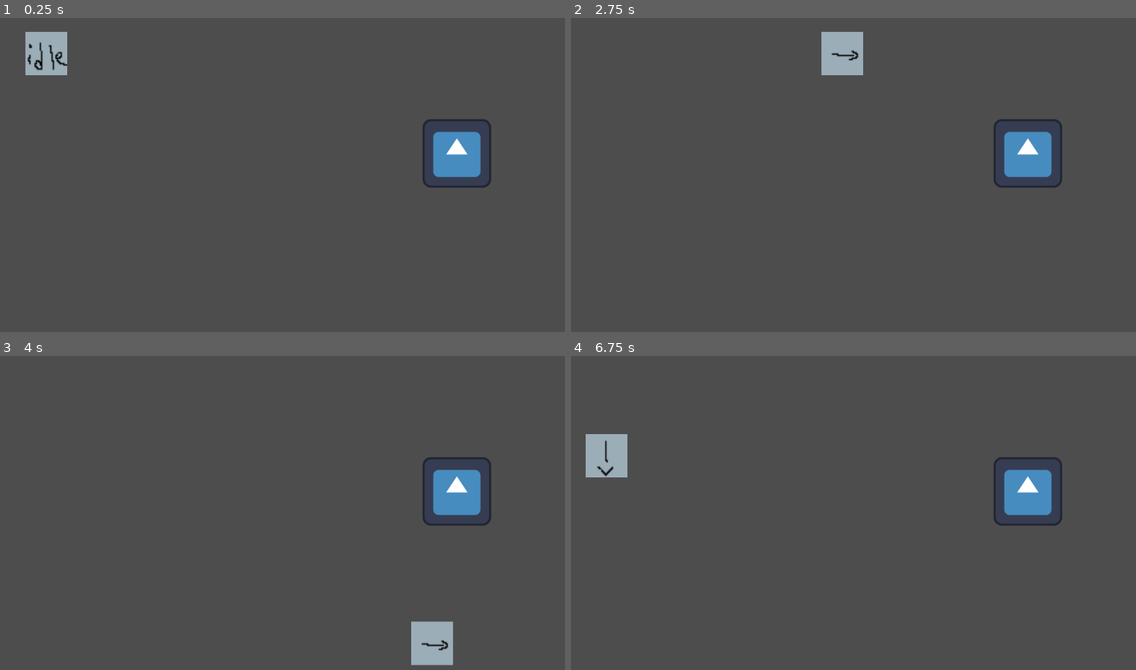
Above: before the commit, frames 1-4 (two rows, left to right).
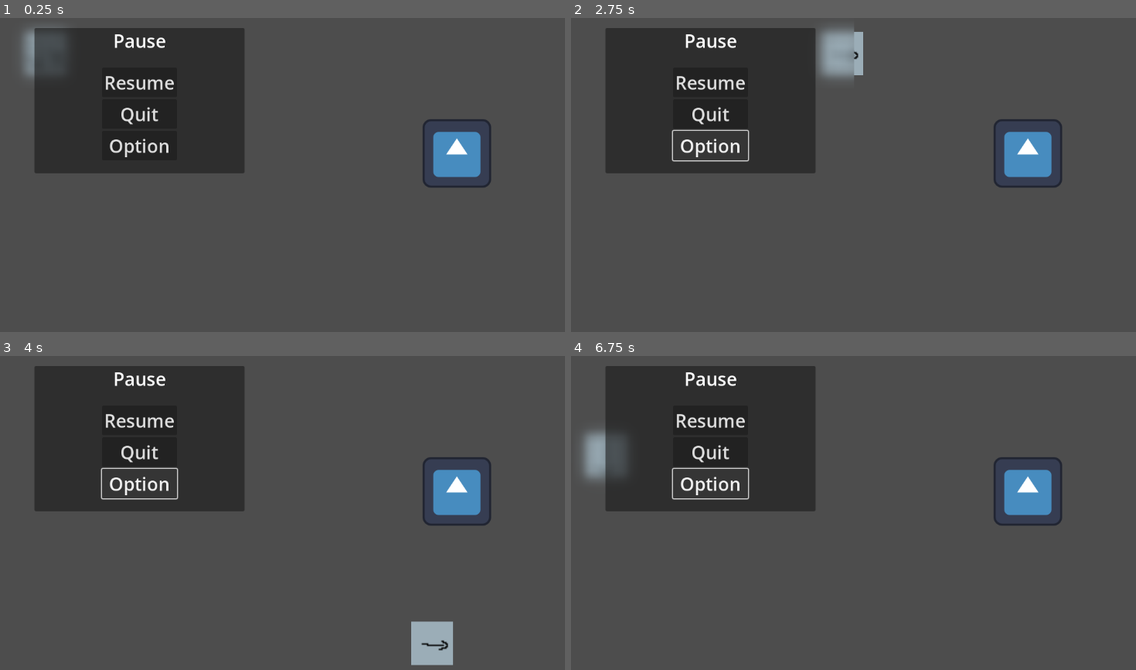
Above: after the commit, the same moments.

Repository: xern0/SleepyShrimpStudios-ChemicalCleanse
Game: Godot game, scene res://world.tscn
Same seed, same stepped clock (60 frames per second), same inputs: the game is played once before the commit and once after it. This scene is started directly instead of the project's main scene. The engine's default icon, where the game draws it, is replaced by a stand-in: a white triangle on a blue panel in a dark square.
Inputs (mouse positions are in pixels of both pictures, inside the frame that each line leads up to):
- Up to frame 1 (0.25 s): no input
- Up to frame 2 (2.75 s): click (712, 83) at 0.5 s, where only the run after the commit has a clickable "Resume"; click (712, 146) at 1.25 s, where only the run after the commit has a clickable "Option"; hold D (right) from 2.03 s (still down); hold E (interact) from 2.03 s (still down)
- Up to frame 3 (4 s): release D (right) at 2.78 s; release E (interact) at 2.78 s; hold S (down) 2.78-3.53 s; tap Shift (run) at 2.85 s; hold D (right) from 3.53 s (still down); hold E (interact) from 3.53 s (still down)
- Up to frame 4 (6.75 s): release D (right) at 4.28 s; release E (interact) at 4.28 s; hold W (up) 4.28-5.03 s; tap Shift (run) at 4.35, 5.85 s; hold E (interact) 5.03-5.78 s; hold A (left) 5.03-6.53 s; hold S (down) from 6.53 s (still down); hold E (interact) from 6.53 s (still down)

The runs differ from the first frame. In frame 1, 17% of the frame differs, in the area x 3-44%, y 3-50%; in frame 2, 17%; in frame 3, 16%; in frame 4, 16%.

Commit message:
Made the pause button no code yet

Diff:
--- /dev/null
+++ b/chemical-cleanse/Blur.gdshader
@@ -0,0 +1,9 @@
+shader_type canvas_item;
+
+uniform sampler2D SCREEN_TEXTURE : hint_screen_texture, filter_linear_mipmap;
+uniform float blur_amount : hint_range(0.0, 5.0) = 1.5;
+
+void fragment() {
+	vec3 result = textureLod(SCREEN_TEXTURE, SCREEN_UV, blur_amount).rgb;
+	COLOR.rgb = result;
+}
--- a/chemical-cleanse/fred.tscn
+++ b/chemical-cleanse/fred.tscn
@@ -43,5 +43,6 @@
 shape = SubResource("RectangleShape2D_6nlm4")
 
 [node name="InteractableComponent" parent="." instance=ExtResource("5_6nlm4")]
+position = Vector2(21, 1)
 
 [connection signal="timeout" from="timer" to="." method="_on_timer_timeout"]
--- a/chemical-cleanse/world.tscn
+++ b/chemical-cleanse/world.tscn
@@ -1,8 +1,13 @@
-[gd_scene load_steps=4 format=3 uid="uid://bq85y4obpv0x"]
+[gd_scene load_steps=6 format=3 uid="uid://bq85y4obpv0x"]
 
 [ext_resource type="PackedScene" uid="uid://cyxnni35dh6b" path="res://fred.tscn" id="1_fj7yv"]
 [ext_resource type="Script" uid="uid://cddyr5w7850h6" path="res://world.gd" id="1_tlwt5"]
 [ext_resource type="PackedScene" uid="uid://cv15lqh043voh" path="res://bottle.tscn" id="2_tlwt5"]
+[ext_resource type="Shader" uid="uid://dd4sxkol86i4s" path="res://Blur.gdshader" id="4_aqk2v"]
+
+[sub_resource type="ShaderMaterial" id="ShaderMaterial_036b0"]
+shader = ExtResource("4_aqk2v")
+shader_parameter/blur_amount = 3.626000172235
 
 [node name="World" type="Node2D"]
 script = ExtResource("1_tlwt5")
@@ -11,3 +16,69 @@
 position = Vector2(858, 257)
 
 [node name="fred" parent="." instance=ExtResource("1_fj7yv")]
+
+[node name="Control" type="Control" parent="."]
+layout_mode = 3
+anchors_preset = 15
+anchor_right = 1.0
+anchor_bottom = 1.0
+offset_left = -2.0
+offset_right = 534.0
+offset_bottom = 317.0
+grow_horizontal = 2
+grow_vertical = 2
+
+[node name="ColorRect" type="ColorRect" parent="Control"]
+material = SubResource("ShaderMaterial_036b0")
+layout_mode = 1
+anchors_preset = 15
+anchor_right = 1.0
+anchor_bottom = 1.0
+grow_horizontal = 2
+grow_vertical = 2
+
+[node name="PanelContainer" type="PanelContainer" parent="Control/ColorRect"]
+layout_mode = 1
+anchors_preset = 8
+anchor_left = 0.5
+anchor_top = 0.5
+anchor_right = 0.5
+anchor_bottom = 0.5
+offset_left = -196.0
+offset_top = -135.5
+offset_right = 196.0
+offset_bottom = 135.5
+grow_horizontal = 2
+grow_vertical = 2
+
+[node name="VBoxContainer" type="VBoxContainer" parent="Control/ColorRect/PanelContainer"]
+layout_mode = 2
+
+[node name="Label" type="Label" parent="Control/ColorRect/PanelContainer/VBoxContainer"]
+layout_mode = 2
+theme_override_font_sizes/font_size = 34
+text = "Pause"
+horizontal_alignment = 1
+vertical_alignment = 1
+
+[node name="CenterContainer" type="CenterContainer" parent="Control/ColorRect/PanelContainer/VBoxContainer"]
+layout_mode = 2
+size_flags_vertical = 3
+
+[node name="VBoxContainer" type="VBoxContainer" parent="Control/ColorRect/PanelContainer/VBoxContainer/CenterContainer"]
+layout_mode = 2
+
+[node name="ResumeButton" type="Button" parent="Control/ColorRect/PanelContainer/VBoxContainer/CenterContainer/VBoxContainer"]
+layout_mode = 2
+theme_override_font_sizes/font_size = 34
+text = "Resume"
+
+[node name="QuitButton" type="Button" parent="Control/ColorRect/PanelContainer/VBoxContainer/CenterContainer/VBoxContainer"]
+layout_mode = 2
+theme_override_font_sizes/font_size = 34
+text = "Quit"
+
+[node name="OptionButton" type="Button" parent="Control/ColorRect/PanelContainer/VBoxContainer/CenterContainer/VBoxContainer"]
+layout_mode = 2
+theme_override_font_sizes/font_size = 34
+text = "Option"
Not shown, added: chemical-cleanse/Blur.gdshader.uid
